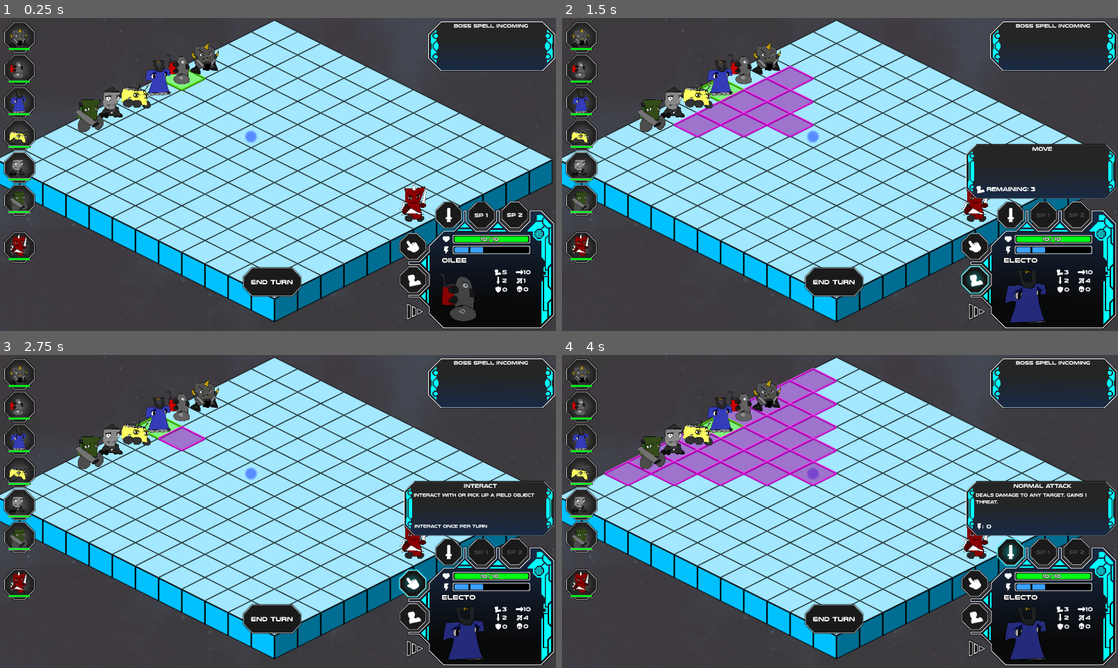
Above: before the commit, frames 1-4 (two rows, left to right).
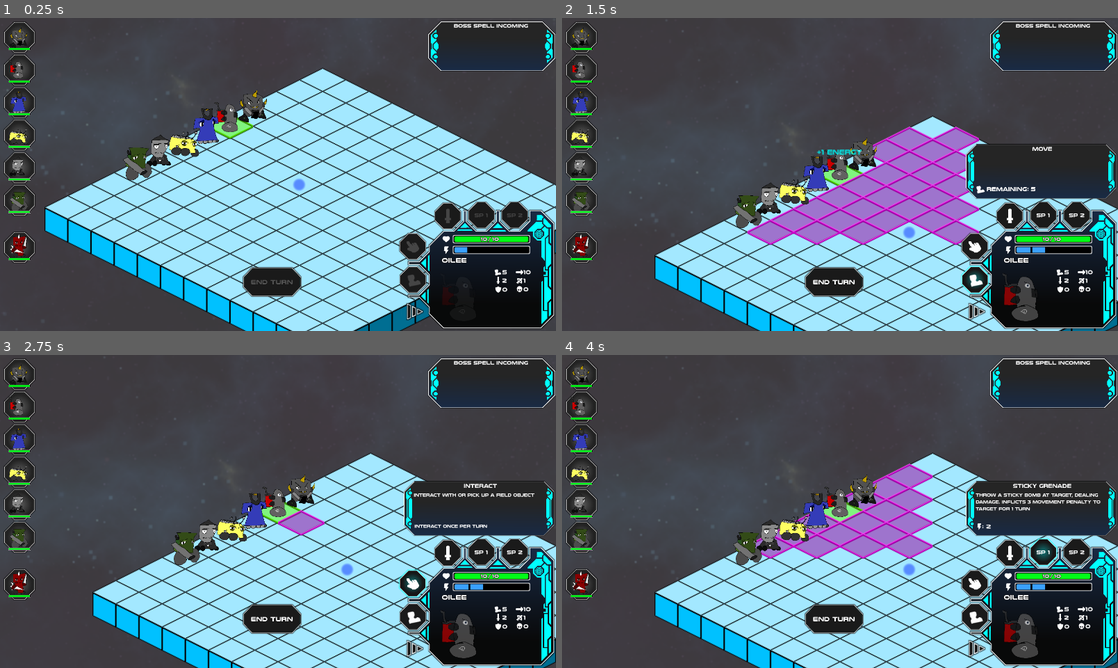
Above: after the commit, the same moments.

Repository: ScottHo/tactics
Game: Godot game, scene res://level.tscn
The game is run twice, just before and just after one commit, with the same random seed, the same clock (stepped at 60 frames per second) and the same inputs.
Inputs (mouse positions are in pixels of both pictures, inside the frame that each line leads up to; where the layout moved, square brackets give the same spot in the first picture):
- Up to frame 1 (0.25 s): no input
- Up to frame 2 (1.5 s): click (834, 280) at 0.5 s, where only the run before the commit has a clickable "End Turn"; click (973, 280) at 1.25 s
- Up to frame 3 (2.75 s): click (411, 583) at 2 s
- Up to frame 4 (4 s): click (1006, 552) [1012, 552] at 2.75 s; click (1045, 552) at 3.5 s, where only the run after the commit has a clickable "SP 1"

The runs differ from the first frame. In frame 1, 37% of the frame differs, in the area x 0-100%, y 0-100%; in frame 2, 51%; in frame 3, 45%; in frame 4, 48%.

Commit message:
Smoother turn switching, animations on buttons for more natural ux

Diff:
--- a/ActionService.gd
+++ b/ActionService.gd
@@ -37,7 +37,7 @@
                     if not _state.entity_on_tile(_target_points[0]):
                         return
                 ActionCommon.do_action(_state, _entity,_target_points, action())
-                _entity.update_energy(_entity.energy - action().cost)
+                _entity.update_energy(-action().cost)
                 actionDone.emit()
                 finish()
                 return
--- a/DragService.gd
+++ b/CameraService.gd
@@ -1,4 +1,4 @@
-extends Node2D
+class_name CameraService extends Node2D
 
 var _right_click_down := false
 var max_x := 0.0
@@ -12,6 +12,9 @@
     max_y = cam.position.y + 600
     min_x = cam.position.x - 1000
     min_y = cam.position.y - 600
+    $Timer.timeout.connect(func():
+        cam.position_smoothing_enabled = false
+        $Timer.stop())
     return
 
 func _input(event):
@@ -44,3 +47,11 @@
             pos.y = max(min_y, pos.y)
             cam.position = pos
             return
+
+func move(pos: Vector2):
+    $Timer.start(1)
+    var tween = get_tree().create_tween()
+    cam.position_smoothing_enabled = true
+    tween.tween_property(cam, "position", pos, .2)
+    tween.play()
+    return
--- a/Entity.gd
+++ b/Entity.gd
@@ -156,13 +156,17 @@
     sprite.update_hp(health)
     return
 
-func update_energy(en):
-    energy = en
+func set_energy(e):
+    energy = e
     if energy < 0:
         energy = 0
     if energy > 5:
         energy = 5
     sprite.update_energy(energy)
+
+func update_energy(energy_diff):
+    set_energy(energy + energy_diff)
+    sprite.textAnimation().update_energy(energy_diff)
     return
 
 func gainThreat(t):
@@ -194,7 +198,7 @@
     lose_all_buffs()
     moves_left = get_movement()
     if is_ally:
-        update_energy(energy + 1)
+        update_energy(1)
         if interactable != null:
             if interactable.repeated_effect != null:
                 interactable.repeated_effect.call(self)
--- a/TextAnimation.gd
+++ b/TextAnimation.gd
@@ -15,6 +15,15 @@
     play()
     return
 
+func update_energy(e: int):
+    set_color(Color.CYAN)
+    if e < 0:
+        text = "-" + str(e) + " Energy"
+    else:
+        text = "+" + str(e) + " Energy"
+    play()
+    return
+
 func gain_shields(s: int):
     set_color(Color.CYAN)
     text = "+" + str(s) + " Shield"
@@ -22,7 +31,7 @@
     return
 
 func gain_movement(m: int):
-    set_color(Color.PALE_GREEN)
+    set_color(Color.GOLD)
     text = "+" + str(m) + " Movement"
     play()
     return
--- /dev/null
+++ b/Timer.gd
@@ -0,0 +1,6 @@
+extends Timer
+
+func disconnect_all():
+    for connection in timeout.get_connections():
+        timeout.disconnect(connection["callable"])
+    return
--- a/level.gd
+++ b/level.gd
@@ -10,8 +10,10 @@
 @onready var deathService: DeathService = $DeathService
 @onready var infoService: InfoService = $InfoService
 @onready var interactService: InteractService = $InteractService
+@onready var cameraService: CameraService = $CameraService
 @onready var tileMap: MainTileMap = $TileMap
 @onready var highlightMap: HighlightMap = $HighlightMap
+@onready var timer: Timer = $Timer
 var current_turn_id: int = -1
 var state: State = State.new()
 var _is_ai_turn := false
@@ -31,6 +33,7 @@
     menuService.moveActionInitiate.connect(doMove)
     menuService.actionInitiate.connect(doAction)
     menuService.interactActionInitiate.connect(doInteract)
+    menuService.menuAnimationsFinished.connect(doNextTurn)
     moveService.movesFound.connect(movesFound)
     actionService.actionDone.connect(actionDone)
     interactService.interactDone.connect(interactDone)
@@ -144,7 +147,7 @@
     ent.range = _range
     ent.speed = speed
     ent.location = location
-    ent.update_energy(1)
+    ent.set_energy(1)
     ent.set_max_hp(health)
     ent.setThreat(0)
     if ally:
@@ -158,27 +161,37 @@
     return state.entities.get_data(current_turn_id)
 
 func nextTurn():
+    menuService.disableAllButtons()
     if currentEntity() != null:
         currentEntity().reset_buff_values()
     highlightMap.clearHighlight()
     current_turn_id = turnService.startNextTurn()
+    cameraService.move(tileMap.pointToGlobal(currentEntity().location))
     resetPlayerServices()
     menuService.showTurns(turnService.next10Turns())
+    menuService.pre_showCurrentTurn(current_turn_id)
+    timer.timeout.connect(nextTurn_continued)
+    timer.start(.4)
+    return
+
+
+func nextTurn_continued():
+    timer.stop()
+    timer.disconnect_all()
     currentEntity().setup_next_turn()
     if state.allies.has(current_turn_id):
         _is_ai_turn = false
-        menuService.enableAllButtons()
-        if currentEntity().get_movement() == 0:
-            menuService.disableMovesButton()
     else:
         _is_ai_turn = true
-        menuService.disableAllButtons()
-        nextAiStep()
     update_character_menu()
     menuService.showCurrentTurn(current_turn_id)
     return
 
-
+func doNextTurn():
+    if _is_ai_turn:
+        menuService.disableTurnButton()
+        nextAiStep()
+    return
 
 func startAnimationDelay(delay: float):
     _do_animation_delay = delay
--- a/level.tscn
+++ b/level.tscn
@@ -9,7 +9,7 @@
 [ext_resource type="Script" path="res://MoveService.gd" id="6_jpms6"]
 [ext_resource type="PackedScene" uid="uid://ccrflxfdcwo3c" path="res://menu.tscn" id="7_psia6"]
 [ext_resource type="Script" path="res://TurnService.gd" id="8_5tca6"]
-[ext_resource type="Script" path="res://DragService.gd" id="8_d2jpi"]
+[ext_resource type="Script" path="res://CameraService.gd" id="8_d2jpi"]
 [ext_resource type="Script" path="res://ActionService.gd" id="8_hhoig"]
 [ext_resource type="Script" path="res://AiMoveService.gd" id="10_lo4ht"]
 [ext_resource type="Script" path="res://AiActionService.gd" id="11_jfegk"]
@@ -17,6 +17,7 @@
 [ext_resource type="Script" path="res://AiSpecialService.gd" id="12_nmvgr"]
 [ext_resource type="PackedScene" uid="uid://ba1kyg3k3o3c4" path="res://info_service.tscn" id="14_gjvj8"]
 [ext_resource type="Script" path="res://InteractService.gd" id="15_dm32j"]
+[ext_resource type="Script" path="res://Timer.gd" id="18_iw7cw"]
 
 [node name="MainService" type="Node2D"]
 y_sort_enabled = true
@@ -67,8 +68,10 @@
 
 [node name="MenuService" parent="Camera2D/CanvasLayer" instance=ExtResource("7_psia6")]
 
-[node name="DragService" type="Node2D" parent="."]
+[node name="CameraService" type="Node2D" parent="."]
 script = ExtResource("8_d2jpi")
+
+[node name="Timer" type="Timer" parent="CameraService"]
 
 [node name="MoveService" type="Node2D" parent="."]
 script = ExtResource("6_jpms6")
@@ -95,3 +98,6 @@
 
 [node name="InteractService" type="Node2D" parent="."]
 script = ExtResource("15_dm32j")
+
+[node name="Timer" type="Timer" parent="."]
+script = ExtResource("18_iw7cw")
--- a/menu.gd
+++ b/menu.gd
@@ -13,13 +13,17 @@
 signal nextTurnActionInitiate
 signal interactActionInitiate
 signal actionInitiate
+signal menuAnimationsFinished
+
+@onready var nextTurnButton: Button = $TurnButton
+
 @onready var moveButton: Button = $CharacterContainer/MoveButton
-@onready var nextTurnButton: Button = $TurnButton
 @onready var interactButton: Button = $CharacterContainer/InteractButton
 @onready var attackButton: Button = $CharacterContainer/AttackButton
 @onready var action1Button: Button = $CharacterContainer/Action1Button
 @onready var action2Button: Button = $CharacterContainer/Action2Button
 
+@onready var charSprite: Sprite2D = $CharacterContainer/CharacterSprite
 @onready var nameLabel: Label = $CharacterContainer/NameLabel
 @onready var healthLabel: Label = $CharacterContainer/HealthLabel
 @onready var slashLabel: Label = $CharacterContainer/SlashLabel
@@ -63,6 +67,8 @@
     $TurnsContainer/ExpandReference.mouse_exited.connect(func():
         show_future_turns(false))
 
+    $Timer.timeout.connect(finish_menu_animations)
+
     cache_button_states()
     _tab_dict = {}
     return
@@ -148,27 +154,58 @@
         turnSprites[i].visible = show
     return
 
+func pre_showCurrentTurn(turn: int):
+    var entity := _state.get_entity(turn)
+    nameLabel.text = entity.display_name
+    charSprite.texture = entity.sprite.texture_resource()
+    charSprite.scale = entity.sprite.texture_scale()*4
+    charSprite.modulate.a = 0
+    show_description(false, null)
+    updateEntityInfo(entity)
+    disableAllButtons()
+    var ap: AnimationPlayer = charSprite.get_child(0)
+    ap.current_animation = "fade_in"
+    ap.play()
+    return
+
 func showCurrentTurn(turn: int):
     var entity := _state.get_entity(turn)
-    nameLabel.text = _state.get_entity(turn).display_name
-    disableActionButtons()
-    var is_ally := _state.isAlly(entity)
+    var is_ally := entity.is_ally
     if is_ally:
-
+        if entity.get_movement() > 0:
+            moveButton.disabled = false
+        interactButton.disabled = false
         attackButton.disabled = false
-        #action1Button.text = entity.action1.display_name.replace(" ", "\n")
         if entity.action1.cost <= entity.energy:
             action1Button.disabled = false
-        #action2Button.text = entity.action2.display_name.replace(" ", "\n")
         if entity.action2.cost <= entity.energy:
             action2Button.disabled = false
         setup_action_descriptions(entity)
 
-    updateEntityInfo(entity)
-
-    show_description(false, null)
-    $CharacterContainer/CharacterSprite.texture = entity.sprite.texture_resource()
-    $CharacterContainer/CharacterSprite.scale = entity.sprite.texture_scale()*4
+    start_menu_animations()
+    return
+
+func start_menu_animations():
+    _button_animations(moveButton)
+    _button_animations(interactButton)
+    _button_animations(attackButton)
+    _button_animations(action1Button)
+    _button_animations(action2Button)
+    $Timer.start(1)
+    return
+
+func _button_animations(button: Button):
+    if button.disabled:
+        return
+    var ap: AnimationPlayer = button.get_child(0)
+    ap.current_animation = "grow"
+    ap.play()
+    return
+
+func finish_menu_animations():
+    $Timer.stop()
+    nextTurnButton.disabled = false
+    menuAnimationsFinished.emit()
     return
 
 func setup_action_descriptions(entity: Entity):
@@ -267,10 +304,14 @@
 
 func disableAllButtons():
     unpress_all_buttons()
-    nextTurnButton.disabled = true
+    disableTurnButton()
     disableInteractButton()
     disableActionButtons()
     disableMovesButton()
+    return
+
+func disableTurnButton():
+    nextTurnButton.disabled = true
     return
 
 func disableInteractButton():
--- a/menu.tscn
+++ b/menu.tscn
@@ -24,6 +24,43 @@
 
 [sub_resource type="LabelSettings" id="LabelSettings_jxedm"]
 
+[sub_resource type="Animation" id="Animation_tr80r"]
+length = 0.001
+tracks/0/type = "value"
+tracks/0/imported = false
+tracks/0/enabled = true
+tracks/0/path = NodePath(".:modulate")
+tracks/0/interp = 1
+tracks/0/loop_wrap = true
+tracks/0/keys = {
+"times": PackedFloat32Array(0),
+"transitions": PackedFloat32Array(1),
+"update": 0,
+"values": [Color(1, 1, 1, 0.647059)]
+}
+
+[sub_resource type="Animation" id="Animation_ayjta"]
+resource_name = "fade_in"
+length = 1.5
+tracks/0/type = "value"
+tracks/0/imported = false
+tracks/0/enabled = true
+tracks/0/path = NodePath(".:modulate")
+tracks/0/interp = 1
+tracks/0/loop_wrap = true
+tracks/0/keys = {
+"times": PackedFloat32Array(0, 1.1),
+"transitions": PackedFloat32Array(1, 1),
+"update": 0,
+"values": [Color(1, 1, 1, 0), Color(1, 1, 1, 0.647059)]
+}
+
+[sub_resource type="AnimationLibrary" id="AnimationLibrary_m0djy"]
+_data = {
+"RESET": SubResource("Animation_tr80r"),
+"fade_in": SubResource("Animation_ayjta")
+}
+
 [sub_resource type="LabelSettings" id="LabelSettings_ffhj4"]
 font_size = 24
 outline_size = 5
@@ -61,6 +98,43 @@
 
 [sub_resource type="LabelSettings" id="LabelSettings_y65ym"]
 font_size = 20
+
+[sub_resource type="Animation" id="Animation_2bvaw"]
+length = 0.001
+tracks/0/type = "value"
+tracks/0/imported = false
+tracks/0/enabled = true
+tracks/0/path = NodePath(".:scale")
+tracks/0/interp = 1
+tracks/0/loop_wrap = true
+tracks/0/keys = {
+"times": PackedFloat32Array(0),
+"transitions": PackedFloat32Array(1),
+"update": 0,
+"values": [Vector2(1, 1)]
+}
+
+[sub_resource type="Animation" id="Animation_35hib"]
+resource_name = "glow"
+length = 1.5
+tracks/0/type = "value"
+tracks/0/imported = false
+tracks/0/enabled = true
+tracks/0/path = NodePath(".:scale")
+tracks/0/interp = 1
+tracks/0/loop_wrap = true
+tracks/0/keys = {
+"times": PackedFloat32Array(0.1, 0.3, 0.5, 0.7),
+"transitions": PackedFloat32Array(1, 1, 1, 1),
+"update": 0,
+"values": [Vector2(1, 1), Vector2(1.3, 1.3), Vector2(1.3, 1.3), Vector2(1, 1)]
+}
+
+[sub_resource type="AnimationLibrary" id="AnimationLibrary_7d57o"]
+_data = {
+"RESET": SubResource("Animation_2bvaw"),
+"grow": SubResource("Animation_35hib")
+}
 
 [node name="Node2D" type="Node2D"]
 z_index = 10
@@ -241,6 +315,11 @@
 scale = Vector2(0.25, 0.25)
 texture = ExtResource("8_pd4nx")
 centered = false
+
+[node name="AnimationPlayer" type="AnimationPlayer" parent="CharacterContainer/CharacterSprite"]
+libraries = {
+"": SubResource("AnimationLibrary_m0djy")
+}
 
 [node name="TransparentCharacterFrame" type="Sprite2D" parent="CharacterContainer"]
 position = Vector2(-24.7308, -42.6557)
@@ -447,10 +526,11 @@
 
 [node name="MoveButton" type="Button" parent="CharacterContainer"]
 layout_mode = 0
-offset_left = 60.4407
-offset_top = 176.846
-offset_right = 160.441
-offset_bottom = 276.846
+offset_left = 59.5731
+offset_top = 177.44
+offset_right = 159.573
+offset_bottom = 277.44
+pivot_offset = Vector2(50, 50)
 focus_mode = 0
 theme = ExtResource("4_cvwx3")
 theme_type_variation = &"FlatButton"
@@ -458,12 +538,18 @@
 icon = ExtResource("11_d8bxd")
 icon_alignment = 1
 
+[node name="AnimationPlayer" type="AnimationPlayer" parent="CharacterContainer/MoveButton"]
+libraries = {
+"": SubResource("AnimationLibrary_7d57o")
+}
+
 [node name="InteractButton" type="Button" parent="CharacterContainer"]
 layout_mode = 0
-offset_left = 59.293
-offset_top = 62.2533
-offset_right = 159.293
-offset_bottom = 162.253
+offset_left = 59.0625
+offset_top = 62.1875
+offset_right = 159.063
+offset_bottom = 162.188
+pivot_offset = Vector2(50, 50)
 focus_mode = 0
 theme = ExtResource("4_cvwx3")
 theme_type_variation = &"FlatButton"
@@ -471,24 +557,36 @@
 icon = ExtResource("12_kln7r")
 icon_alignment = 1
 
+[node name="AnimationPlayer" type="AnimationPlayer" parent="CharacterContainer/InteractButton"]
+libraries = {
+"": SubResource("AnimationLibrary_7d57o")
+}
+
 [node name="AttackButton" type="Button" parent="CharacterContainer"]
 layout_mode = 0
-offset_left = 182.569
-offset_top = -45.8965
-offset_right = 282.569
-offset_bottom = 54.1035
+offset_left = 179.687
+offset_top = -42.8125
+offset_right = 279.688
+offset_bottom = 57.1875
+pivot_offset = Vector2(50, 50)
 focus_mode = 0
 theme = ExtResource("4_cvwx3")
 theme_type_variation = &"FlatButton"
 toggle_mode = true
 icon = ExtResource("12_xlgau")
 
+[node name="AnimationPlayer" type="AnimationPlayer" parent="CharacterContainer/AttackButton"]
+libraries = {
+"": SubResource("AnimationLibrary_7d57o")
+}
+
 [node name="Action1Button" type="Button" parent="CharacterContainer"]
 layout_mode = 0
-offset_left = 295.696
-offset_top = -46.0359
-offset_right = 395.696
-offset_bottom = 53.9641
+offset_left = 295.937
+offset_top = -45.9375
+offset_right = 395.937
+offset_bottom = 54.0625
+pivot_offset = Vector2(50, 50)
 focus_mode = 0
 theme = ExtResource("4_cvwx3")
 theme_type_variation = &"FlatButton"
@@ -496,12 +594,18 @@
 toggle_mode = true
 text = "SP 1"
 
+[node name="AnimationPlayer" type="AnimationPlayer" parent="CharacterContainer/Action1Button"]
+libraries = {
+"": SubResource("AnimationLibrary_7d57o")
+}
+
 [node name="Action2Button" type="Button" parent="CharacterContainer"]
 layout_mode = 0
-offset_left = 410.558
-offset_top = -46.7318
-offset_right = 510.558
-offset_bottom = 53.2682
+offset_left = 410.773
+offset_top = -45.7664
+offset_right = 510.773
+offset_bottom = 54.2336
+pivot_offset = Vector2(50, 50)
 focus_mode = 0
 theme = ExtResource("4_cvwx3")
 theme_type_variation = &"FlatButton"
@@ -509,6 +613,11 @@
 toggle_mode = true
 text = "SP 2"
 
+[node name="AnimationPlayer" type="AnimationPlayer" parent="CharacterContainer/Action2Button"]
+libraries = {
+"": SubResource("AnimationLibrary_7d57o")
+}
+
 [node name="EntityTabContainer" type="ReferenceRect" parent="."]
 offset_right = 302.0
 offset_bottom = 864.0
@@ -570,3 +679,5 @@
 [node name="Turn9" type="Sprite2D" parent="TurnsContainer"]
 visible = false
 position = Vector2(-540, 17)
+
+[node name="Timer" type="Timer" parent="."]
Not shown: 1 places in level.tscn that only renumber resources
Not shown: 1 places in menu.tscn that only renumber resources
